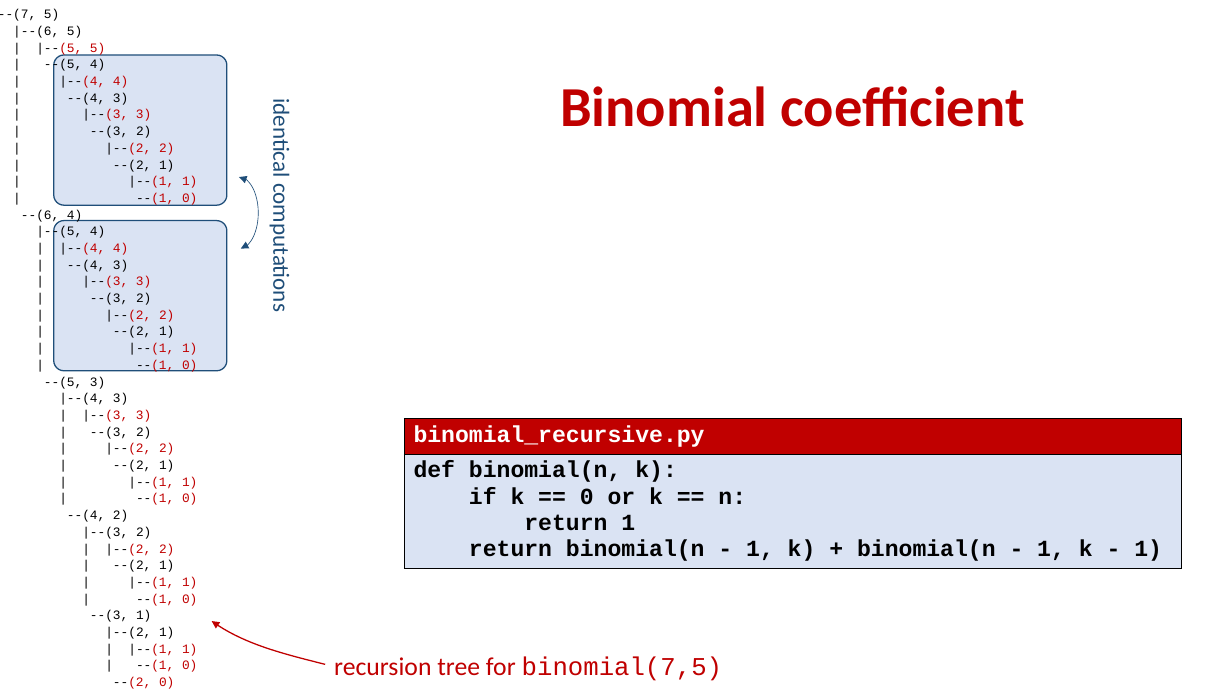
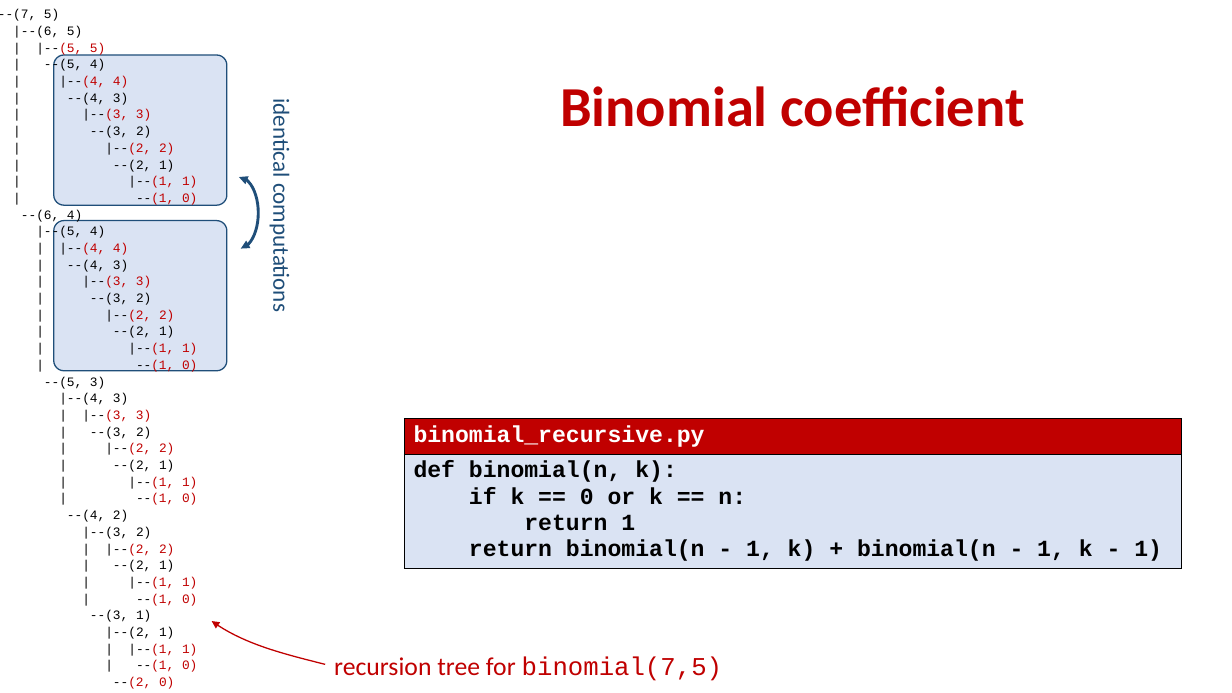
Before and after one commit to gsbrodal/gsbrodal.github.io, a slide deck: slide 2 of ipsa/slides/dynamic_programming.pptx. Drawn at 1232x693 pixels with LibreOffice and Linux fonts; fonts in the diff are those of the drawing; grey boxes stand for pictures. Boxes give left, top, right and bottom in pixels: in the first picture for what was removed or moved away, otherwise in the second. Text is boxed around its words. In the diff, an @@ line names an element or a change of style, - is before the commit and + after.

```diff
--- a/ipsa/slides/dynamic_programming.pptx
+++ b/ipsa/slides/dynamic_programming.pptx
@@ arc (boxed as its full ellipse) at bbox=[220, 177, 259, 250]: outline #1F4E79 0.5 pt to #1F4E79 2.25 pt @@
```
Also in this commit, not shown: 4 other slides changed, 6 other files.
